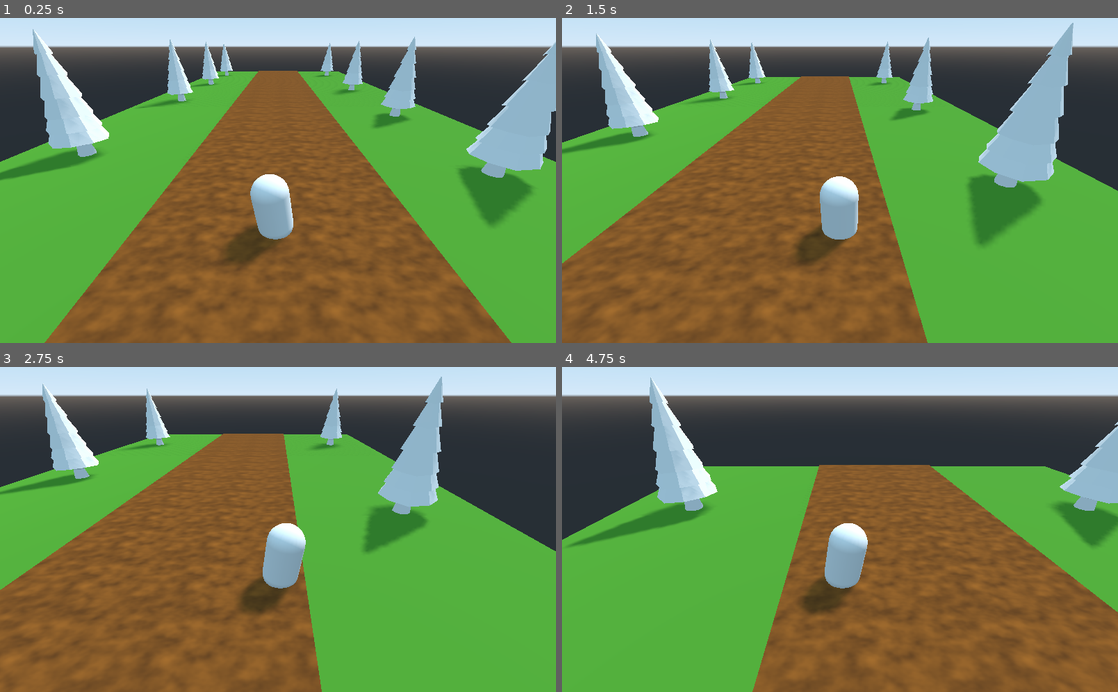
Above: before the commit, frames 1-4 (two rows, left to right).
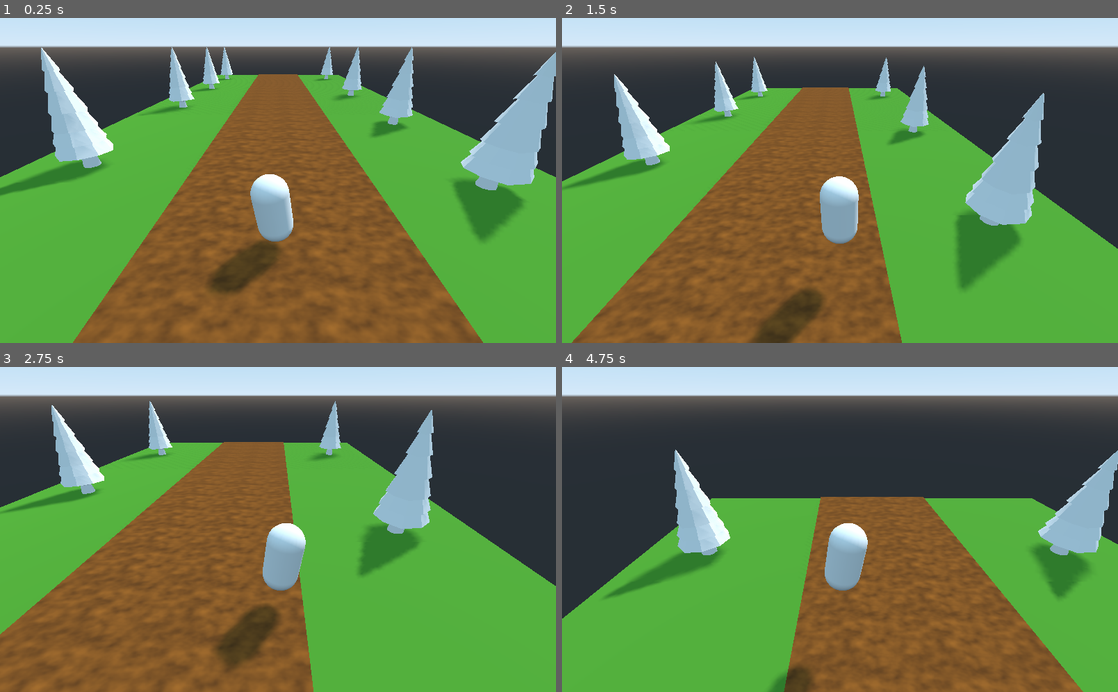
Above: after the commit, the same moments.

Repository: TaaviKodari/2022SyksyTo1830_Godot_Runner
Game: Godot game, scene res://Main.tscn
Two runs of this game, one before a commit and one after it. Both use one fixed random seed, a clock stepped at 60 frames per second and the inputs below.
Inputs:
- Up to frame 1 (0.25 s): no input
- Up to frame 2 (1.5 s): hold D (move_right) 0.53-1.28 s; tap Space (jump, bound only after the commit) at 0.6, 0.77, 1.07, 1.35 s; hold A (move_left) from 1.28 s (still down)
- Up to frame 3 (2.75 s): tap Space (jump, bound only after the commit) at 1.52, 1.82, 2.1 s; release A (move_left) at 2.03 s; hold D (move_right) from 2.03 s (still down)
- Up to frame 4 (4.75 s): tap Space (jump, bound only after the commit) at 2.85, 3.02, 3.32, 3.6, 3.77, 4.07, 4.35, 4.52 s; release D (move_right) at 3.53 s; hold A (move_left) from 3.53 s (still down)

The runs differ from the first frame. In frame 1, 15% of the frame differs, in the area x 0-100%, y 3-100%; in frame 2, 27%; in frame 3, 16%; in frame 4, 29%.

Commit message:
hyppy tehty

Diff:
--- /dev/null
+++ b/IronFence.tscn
@@ -0,0 +1,10 @@
+[gd_scene load_steps=2 format=2]
+
+[ext_resource path="res://Wrought_Iron_fence_with_brick_v1_L2.123c3f19bec0-bfb4-4775-8711-04b942ce6fa6/13080_Wrought_Iron_fence_with_brick_v1_L2.obj" type="ArrayMesh" id=1]
+
+[node name="IronFence" type="Spatial"]
+transform = Transform( 0.2, 0, 0, 0, 0.2, 0, 0, 0, 0.2, 0, 50, 0 )
+
+[node name="13080_Wrought_Iron_fence_with_brick_v1_L2" type="MeshInstance" parent="."]
+transform = Transform( 1, 0, 0, 0, -4.37114e-08, -1, 0, 1, -4.37114e-08, 0, 0, 0 )
+mesh = ExtResource( 1 )
--- a/Player.gd
+++ b/Player.gd
@@ -32,7 +32,11 @@
 	if Input.is_action_pressed("move_left"):
 		sideways -= 1.0
 
+	if Input.is_action_just_pressed("jump") and is_on_floor():
+		velocity.y = jump_speed
+
+	velocity.y -= gravity * delta
 	velocity.x = sideways * sidestep_speed
 	velocity.z = -run_speed
 
-	move_and_slide(velocity)
+	velocity = move_and_slide(velocity, Vector3.UP)
--- a/RoadBase.tscn
+++ b/RoadBase.tscn
@@ -27,6 +27,9 @@
 [sub_resource type="BoxShape" id=7]
 extents = Vector3( 1, 2.5, 25 )
 
+[sub_resource type="ConcavePolygonShape" id=8]
+data = PoolVector3Array( -4, 0.6, 25, 4, 0.6, 25, -4, -0.6, 25, 4, 0.6, 25, 4, -0.6, 25, -4, -0.6, 25, 4, 0.6, -25, -4, 0.6, -25, 4, -0.6, -25, -4, 0.6, -25, -4, -0.6, -25, 4, -0.6, -25, 4, 0.6, 25, 4, 0.6, -25, 4, -0.6, 25, 4, 0.6, -25, 4, -0.6, -25, 4, -0.6, 25, -4, 0.6, -25, -4, 0.6, 25, -4, -0.6, -25, -4, 0.6, 25, -4, -0.6, 25, -4, -0.6, -25, 4, 0.6, 25, -4, 0.6, 25, 4, 0.6, -25, -4, 0.6, 25, -4, 0.6, -25, 4, 0.6, -25, -4, -0.6, 25, 4, -0.6, 25, -4, -0.6, -25, 4, -0.6, 25, 4, -0.6, -25, -4, -0.6, -25 )
+
 [node name="RoadBase" type="Spatial"]
 
 [node name="Grass" type="MeshInstance" parent="."]
@@ -49,3 +52,8 @@
 
 [node name="CollisionShape" type="CollisionShape" parent="Grass/Sand/Colliders/GuardRailLeft"]
 shape = SubResource( 7 )
+
+[node name="Ground" type="StaticBody" parent="Grass/Sand/Colliders"]
+
+[node name="CollisionShape" type="CollisionShape" parent="Grass/Sand/Colliders/Ground"]
+shape = SubResource( 8 )
--- a/project.godot
+++ b/project.godot
@@ -38,6 +38,11 @@
 , Object(InputEventKey,"resource_local_to_scene":false,"resource_name":"","device":0,"alt":false,"shift":false,"control":false,"meta":false,"command":false,"pressed":false,"scancode":16777231,"physical_scancode":0,"unicode":0,"echo":false,"script":null)
  ]
 }
+jump={
+"deadzone": 0.5,
+"events": [ Object(InputEventKey,"resource_local_to_scene":false,"resource_name":"","device":0,"alt":false,"shift":false,"control":false,"meta":false,"command":false,"pressed":false,"scancode":32,"physical_scancode":0,"unicode":0,"echo":false,"script":null)
+ ]
+}
 
 [physics]
 
Not shown: 1 places in RoadBase.tscn that only renumber resources
Not shown, added: Wrought_Iron_fence_with_brick_v1_L2.123c3f19bec0-bfb4-4775-8711-04b942ce6fa6/13080_Wrought_Iron_fence_with_brick_v1_L2.mtl
Not shown, added: Wrought_Iron_fence_with_brick_v1_L2.123c3f19bec0-bfb4-4775-8711-04b942ce6fa6/13080_Wrought_Iron_fence_with_brick_v1_L2.obj
Not shown, added: Wrought_Iron_fence_with_brick_v1_L2.123c3f19bec0-bfb4-4775-8711-04b942ce6fa6/13080_Wrought_Iron_fence_with_brick_v1_L2.obj.import
Not shown, added: Wrought_Iron_fence_with_brick_v1_L2.123c3f19bec0-bfb4-4775-8711-04b942ce6fa6/Wrought_Iron_fence_with_brick_difuse.jpg.import
Not shown, added: Wrought_Iron_fence_with_brick_v1_L2.123c3f19bec0-bfb4-4775-8711-04b942ce6fa6/stone.jpg.import
